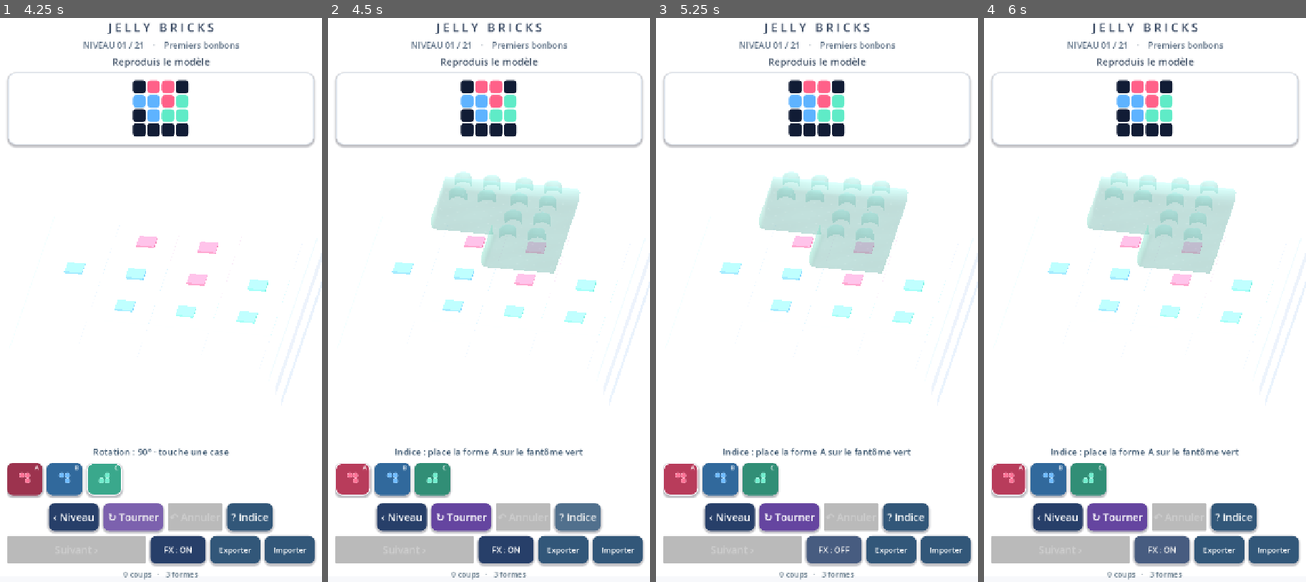
Above: before the commit, frames 1-4 (left to right).
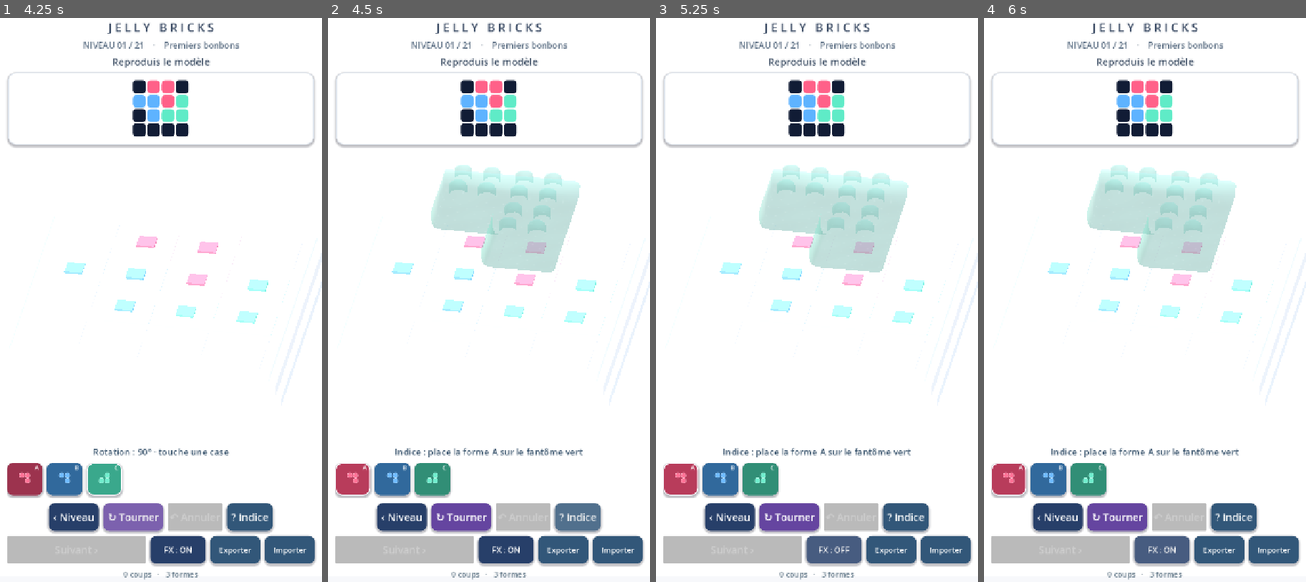
Above: after the commit, the same moments.

Repository: dbrckk/Jelly-bricks
Game: Godot game, scene res://scenes/main.tscn
The game is run twice, just before and just after one commit, with the same random seed, the same clock (stepped at 60 frames per second) and the same inputs.
Inputs (mouse positions are in pixels of both pictures, inside the frame that each line leads up to):
- Up to frame 1 (4.25 s): click (25, 480) at 0.52 s; click (64, 480) at 1.27 s; click (103, 480) at 2.02 s; click "‹ Niveau" at 2.75 s; click "↻ Tourner" at 3.5 s
- Up to frame 2 (4.5 s): click "? Indice" at 4.25 s
- Up to frame 3 (5.25 s): click "FX : ON" at 5 s
- Up to frame 4 (6 s): click "FX : OFF" at 5.75 s

Frame 1 is identical in both runs. In frame 2, 1.8% of the frame differs, in the area x 32-79%, y 26-46%; in frame 3, 1.8%; in frame 4, 1.8%.

Commit message:
render(native): increase soft-gel block thickness and lift studs with the deeper body

Diff:
--- a/native-godot/scripts/gel_mesh.gd
+++ b/native-godot/scripts/gel_mesh.gd
@@ -6,10 +6,10 @@
 ## Boundary loops follow right turns first so diagonal corner contacts
 ## stay separate. The same construction handles enclosed empty holes.
 
-const TOP := 0.42
+const TOP := 0.56
 const BASE := 0.055
 const RING_OFFSETS := [0.0, 0.043, 0.086, 0.109, 0.106, 0.072, 0.0]
-const RING_HEIGHTS := [TOP, 0.413, 0.383, 0.310, 0.172, 0.091, BASE]
+const RING_HEIGHTS := [TOP, 0.553, 0.523, 0.440, 0.267, 0.132, BASE]
 const RING_VERTICALS := [1.0, 0.92, 0.65, 0.24, -0.08, -0.56, -0.88]
 
 static func _vertex(st: SurfaceTool, position: Vector3, normal: Vector3) -> void:
@@ -147,7 +147,7 @@
     var st := SurfaceTool.new()
     st.begin(Mesh.PRIMITIVE_TRIANGLES)
     var radii := [.109, .132, .145, .145, .132]
-    var heights := [.654, .643, .610, .501, .450]
+    var heights := [.795, .784, .751, .642, .591]
     var normals_y := [.91, .72, .18, -.12, -.58]
     var segments := 12
     for band in range(radii.size() - 1):
@@ -176,9 +176,9 @@
     for segment in range(segments):
         var a0: float = TAU * float(segment) / float(segments)
         var a1: float = TAU * float(segment + 1) / float(segments)
-        var center := Vector3(0, .657, 0)
-        var ring_a := Vector3(cos(a0) * .109, .654, sin(a0) * .109)
-        var ring_b := Vector3(cos(a1) * .109, .654, sin(a1) * .109)
+        var center := Vector3(0, .798, 0)
+        var ring_a := Vector3(cos(a0) * .109, .795, sin(a0) * .109)
+        var ring_b := Vector3(cos(a1) * .109, .795, sin(a1) * .109)
         # Reverse radial order: outward face points toward +Y.
         _triangle(st, center, ring_b, ring_a,
             Vector3.UP, Vector3.UP, Vector3.UP)
